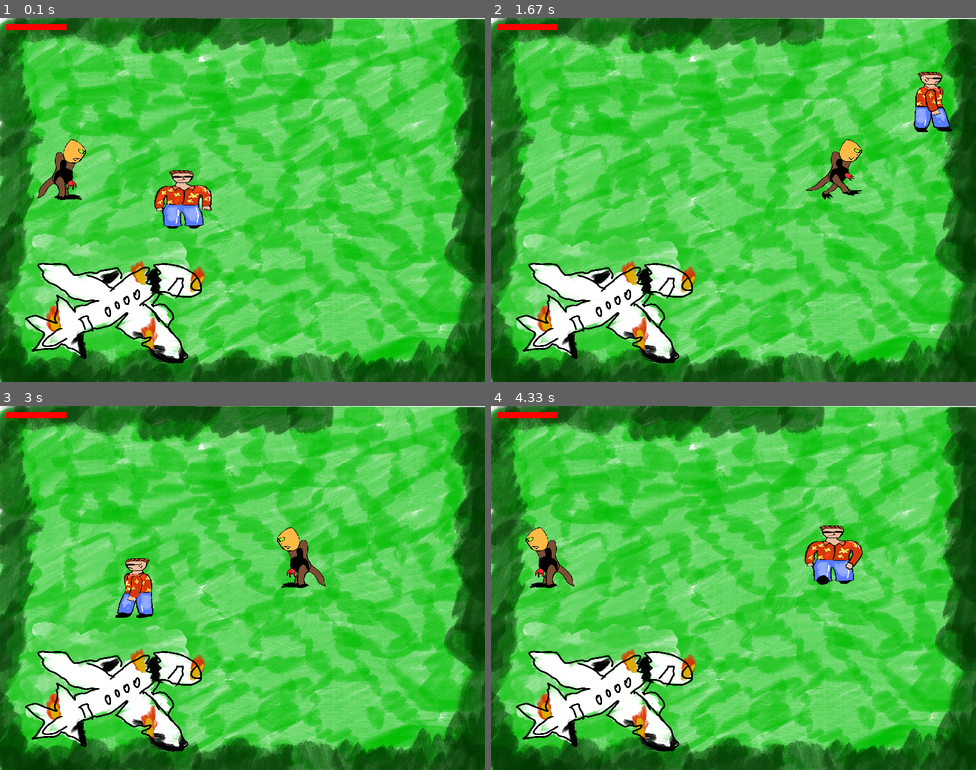
Above: before the commit, frames 1-4 (two rows, left to right).
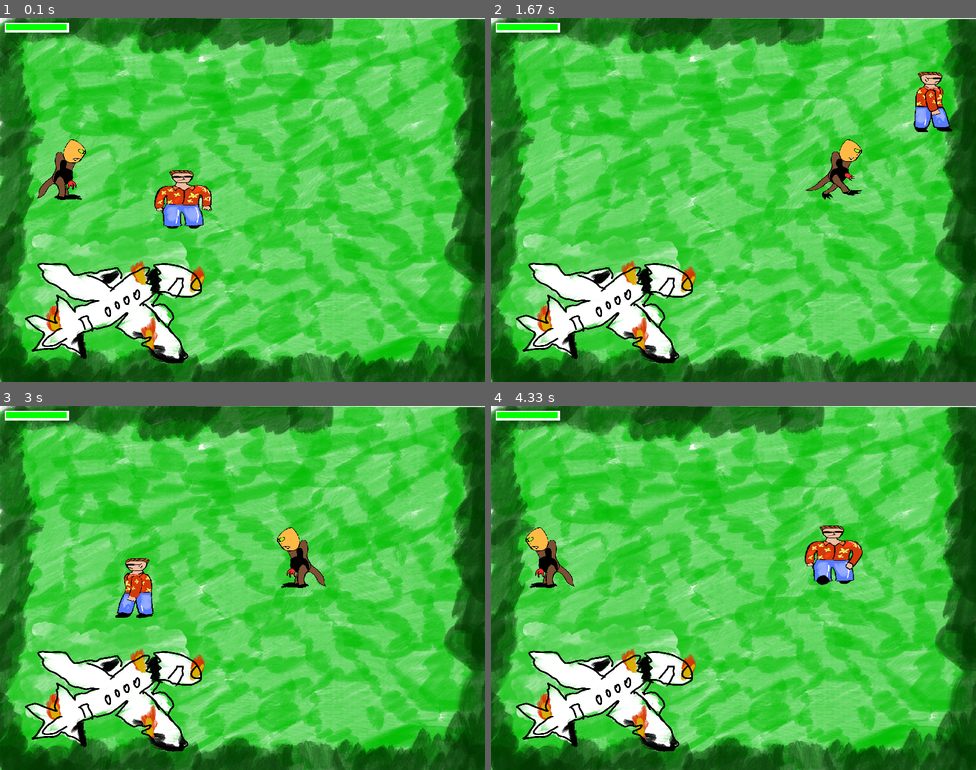
Above: after the commit, the same moments.

Repository: sartep1996/Final_Project_PyGame
Game: pygame game, started from main.py
The game is run twice, just before and just after one commit, with the same random seed, the same clock (stepped at 60 frames per second) and the same inputs.
Inputs:
- Up to frame 1 (0.1 s): no input
- Up to frame 2 (1.67 s): hold D 0.33-0.8 s; hold W 0.83-1.13 s; hold D 1.17-1.63 s
- Up to frame 3 (3 s): hold A 1.67-2.2 s; hold S 2.23-2.53 s; hold A 2.57-2.97 s
- Up to frame 4 (4.33 s): hold W 3-3.37 s; hold D 3.4-4.03 s; hold S from 4.07 s (still down)

The runs differ from the first frame. In frame 1, 0.4% of the frame differs, in the area x 1-15%, y 1-4%; in frame 2, 0.4%; in frame 3, 0.4%; in frame 4, 0.4%.

Commit message:
healthbar outline fixed

Diff:
--- a/main.py
+++ b/main.py
@@ -53,6 +53,7 @@
     # screen.blit(monster1, monster1.monster_rect)
     monster1.draw_monster(screen)
     player.draw(screen)
+    player.draw_health_bar_outline(screen, 8, 8)
     player.draw_health_bar(screen, 10, 10, player.health)
 
 
--- a/player_movement.py
+++ b/player_movement.py
@@ -250,10 +250,11 @@
     def draw_health_bar(self, screen, x, y, health):
         bar_width = 100
         bar_height = 10
-        fill_color = (255, 0, 0)
+        fill_color = (0, 255, 0)
         outline_color = (255, 255, 255)
         if health <0:
             health = 0
+
 
         health_bar_rect = pg.Rect(x, y, bar_width, bar_height)
         pg.draw.rect(screen, outline_color, health_bar_rect)
@@ -261,6 +262,16 @@
         fill_rect = pg.Rect(x, y, fill_width, bar_height)
         pg.draw.rect(screen, fill_color, fill_rect)
 
+    def draw_health_bar_outline(self, screen, x, y):
+        bar_width = 100
+        bar_height = 10
+        outline_color = (255, 255, 255)
+
+
+        outline_rect = pg.Rect(x, y, 3 + bar_width +3, 3+ bar_height +3)
+        pg.draw.rect(screen, outline_color, outline_rect )
+
+
     def take_damage(self, amount):
         self.health -= amount
         if self.health <= 0:
